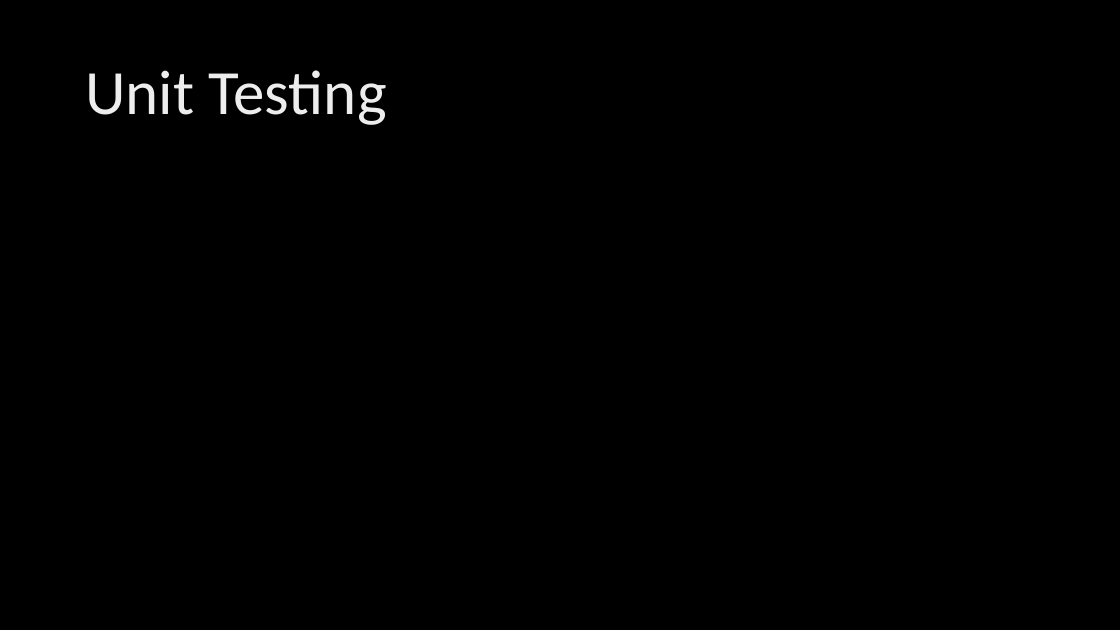
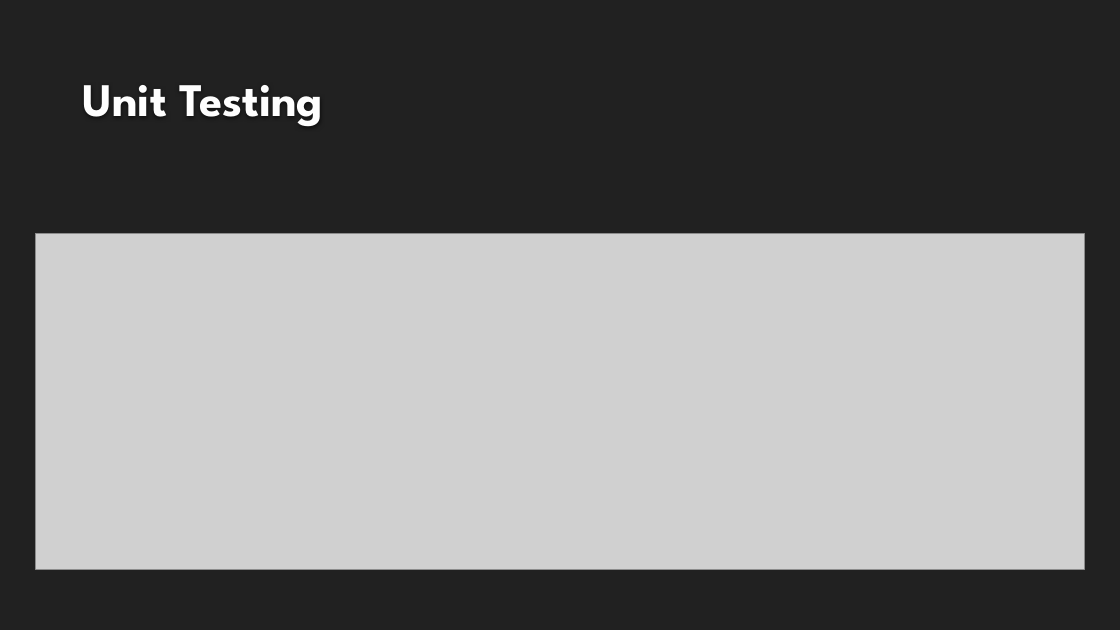
Before and after one commit to HalfMomentum/Belleza, a slide deck: slide 13 of Documentation/BELLZA WEBAPP.pptx (slide 12 before the commit). Drawn at 1120x630 pixels with LibreOffice and Linux fonts; fonts in the diff are those of the drawing; grey boxes stand for pictures; background and template pictures are left out. Boxes give left, top, right and bottom in pixels: in the first picture for what was removed or moved away, otherwise in the second. Text is boxed around its words. In the diff, an @@ line names an element or a change of style, - is before the commit and + after.

```diff
--- a/Documentation/BELLZA WEBAPP.pptx
+++ b/Documentation/BELLZA WEBAPP.pptx
@@ background picture (left out) to #212121 @@
@@ title "Unit Testing": place and size @@
-title "Unit Testing" at (85,70,387,125)
+title "Unit Testing" at (83,85,323,126)
@@ title "Unit Testing" at (83,85,323,126): size 54 to 40 pt, font Calibri to League Spartan, text colour gradient #BFBFBF to #EDEDED to #FFFFFF to #FEFEFE, bold on; line spacing 0.9 to 1; vertical alignment middle to bottom @@
@@ picture added at (36,234,1085,570) @@
```
Also in this commit, not shown: 15 other slides changed, 5 slides added, 6 slides removed, 6 other files.
